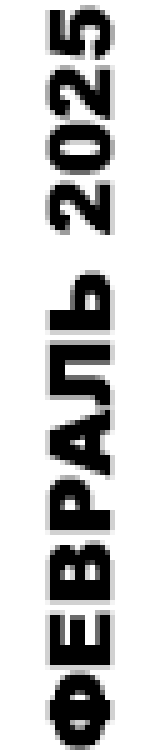
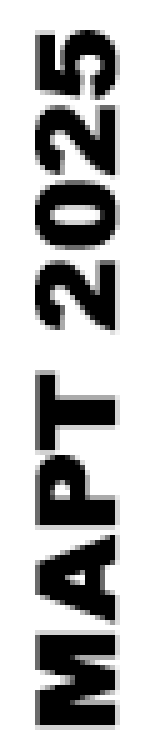
Two versions of the same layered image (150 x 750). Layer-by-layer changes:
renamed "ФЕВРАЛЬ 2025" to "МАРТ 2025", painted on it over bbox(35, 5, 120, 750)
